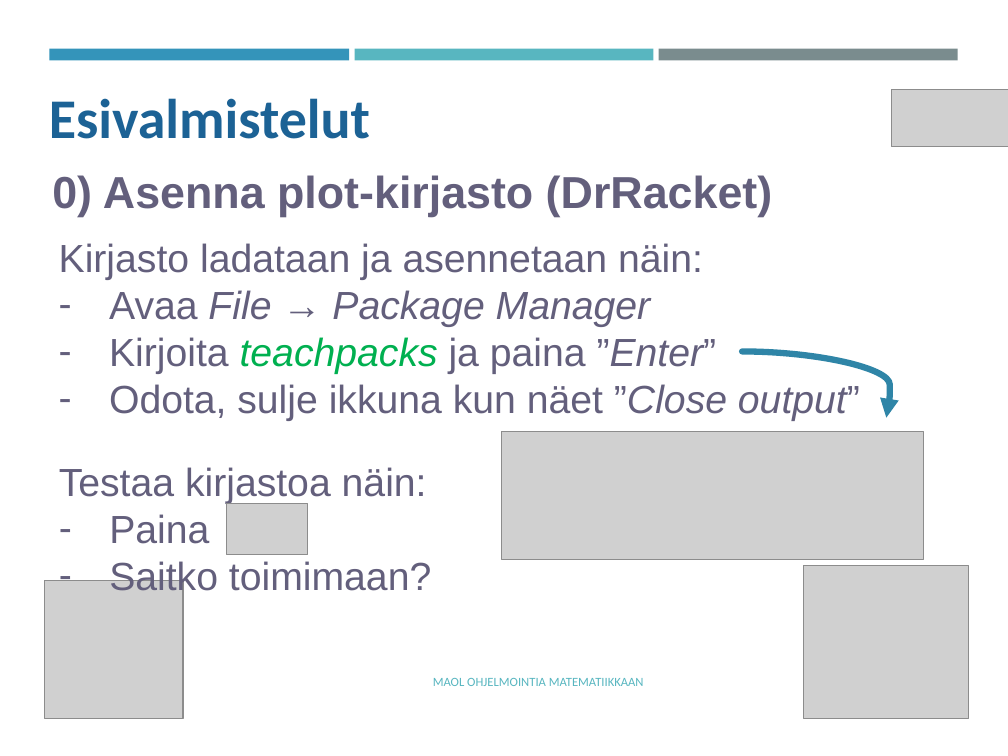
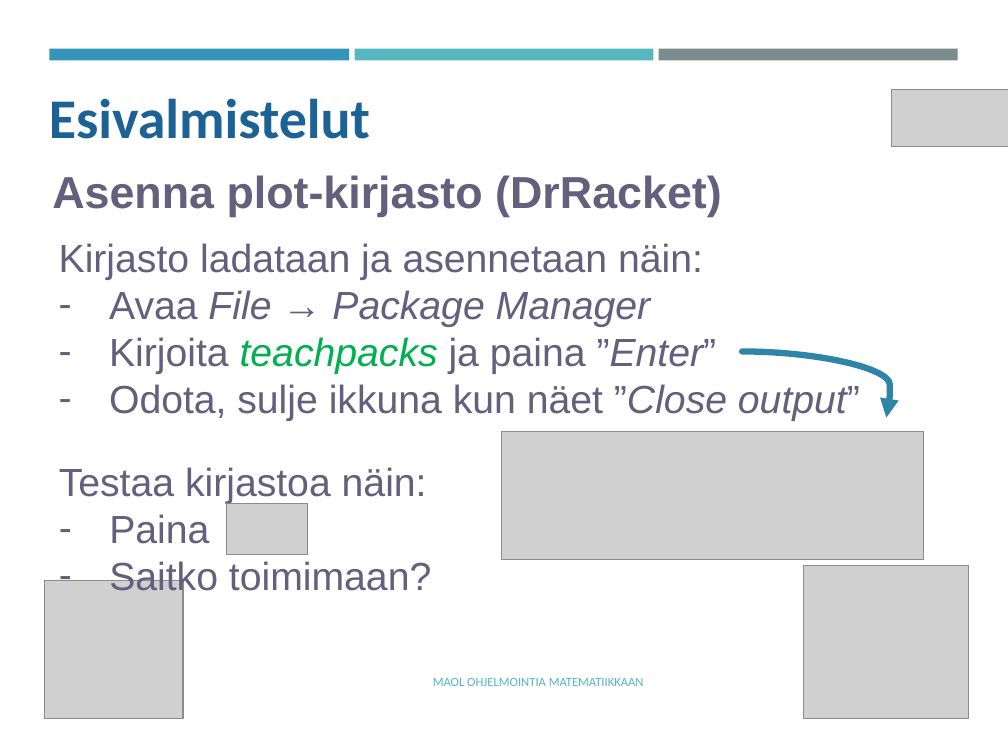
Before and after one commit to tyynetyyne/tyynetyyne.github.io, a slide deck: slide 1 of tehtavat/tiedostot/maol/power_point/Racket-MAOL-9-funktiot.pptx. Drawn at 1008x756 pixels with LibreOffice and Linux fonts; fonts in the diff are those of the drawing; grey boxes stand for pictures. Boxes give left, top, right and bottom in pixels: in the first picture for what was removed or moved away, otherwise in the second. Text is boxed around its words. In the diff, an @@ line names an element or a change of style, - is before the commit and + after.

```diff
--- a/tehtavat/tiedostot/maol/power_point/Racket-MAOL-9-funktiot.pptx
+++ b/tehtavat/tiedostot/maol/power_point/Racket-MAOL-9-funktiot.pptx
@@ text at [52,175,722,217]: text changed @@
-0) Asenna plot-kirjasto (DrRacket)
+Asenna plot-kirjasto (DrRacket)
```
Also in this commit, not shown: 4 slides added.
